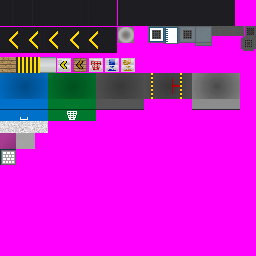
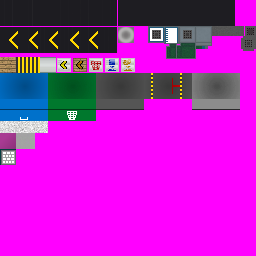
Two versions of the same layered image (256x256). Layer-by-layer changes:
painted on "Color" over (x1=166, y1=43, x2=208, y2=59)
